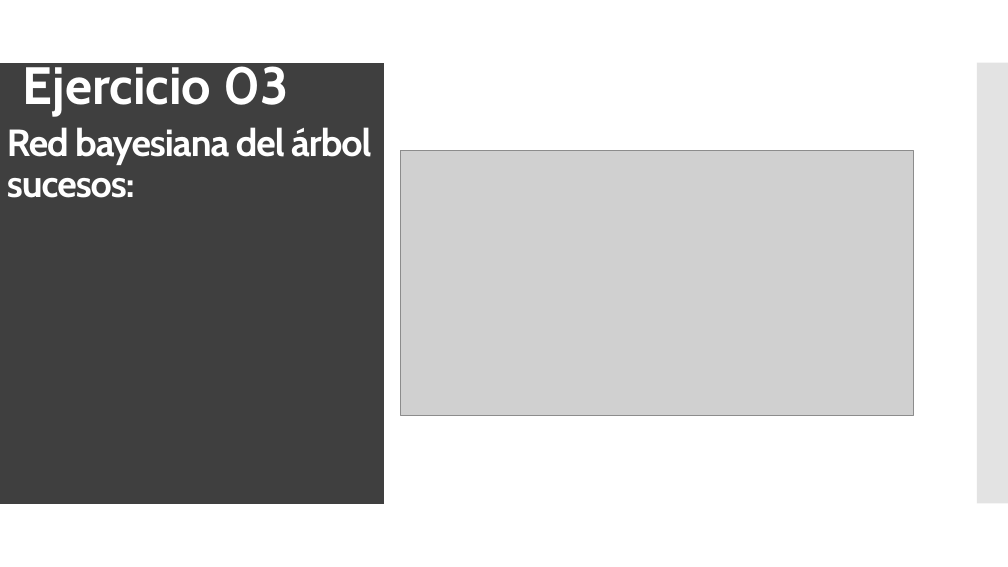
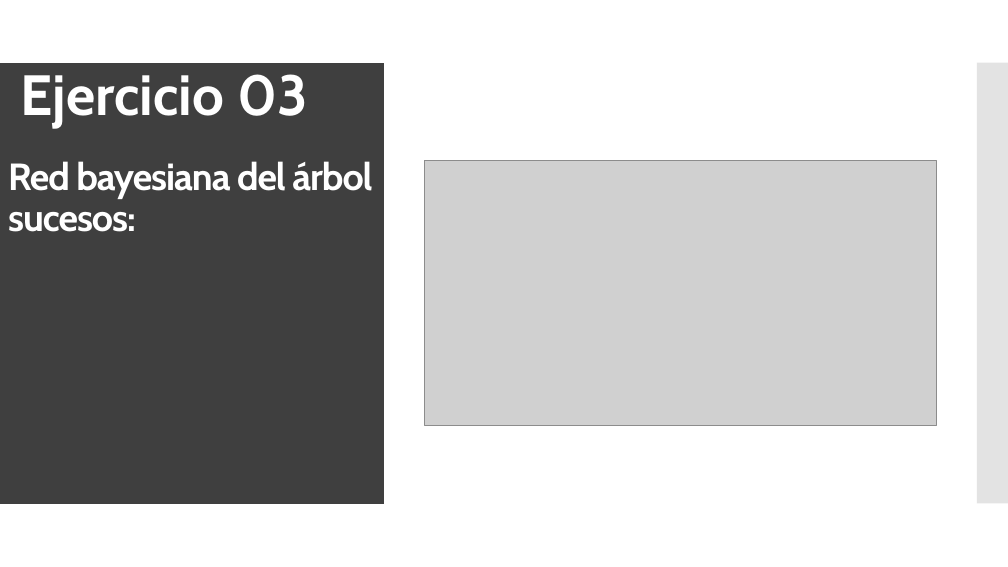
Before and after one commit to Juanfragar/Fiabilidad-y-gestion-de-riesgos, a slide deck: slide 14 of Práctica 3/PRESENTACION.pptx. Drawn at 1008x567 pixels with LibreOffice and Linux fonts; fonts in the diff are those of the drawing; grey boxes stand for pictures. Boxes give left, top, right and bottom in pixels: in the first picture for what was removed or moved away, otherwise in the second. Text is boxed around its words. In the diff, an @@ line names an element or a change of style, - is before the commit and + after.

```diff
--- a/Práctica 3/PRESENTACION.pptx
+++ b/Práctica 3/PRESENTACION.pptx
@@ text "Ejercicio 03": place and size @@
-text "Ejercicio 03" at [23, 59, 288, 115]
+text "Ejercicio 03" at [21, 74, 308, 128]
@@ text "Ejercicio 03" at [21, 74, 308, 128]: size 50 to 54 pt @@
@@ title "Red bayesiana del árbol sucesos:": place and size @@
-title "Red bayesiana del árbol sucesos:" at [7, 127, 371, 198]
+title "Red bayesiana del árbol sucesos:" at [8, 161, 372, 232]
@@ picture: place and size @@
-picture at [401, 151, 913, 416]
+picture at [424, 160, 936, 425]
```
Also in this commit, not shown: 13 other slides changed, 2 other files.
